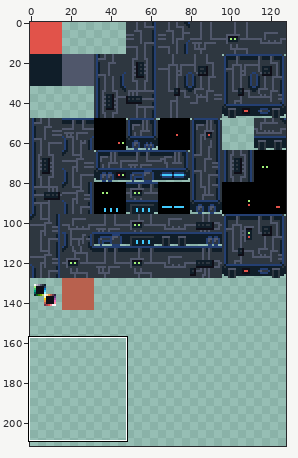
Sprite sheet -- game/assets/textures/tileset.png. The first picture is a wide view before the edit; the outline marks the close-up.
Close-up. As it was:
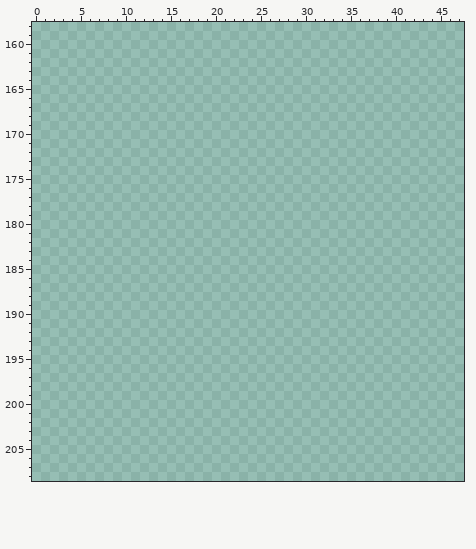
The file is 128x256 pixels. Shown: x 0..47, y 158..208. The wide view leaves out empty margins. The commit also changed other parts of the picture, which this record leaves out.
After the commit:
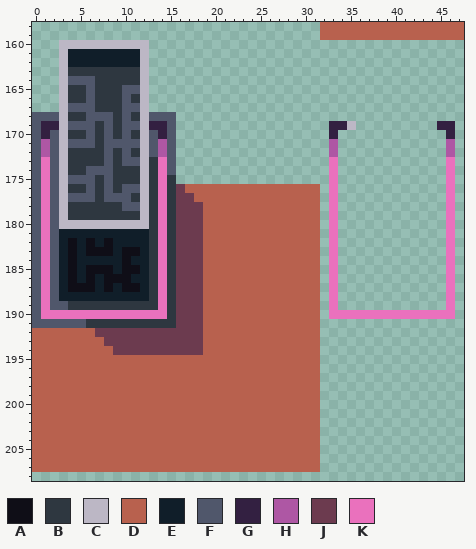
Palette (. is transparent): A #0f0e17  B #2e3740  C #bcb7c5  D #b8614e  E #101e29  F #50576b  G #332041  H #ae57a4  J #6c3b4f  K #ea71bd
From old to new:
@@ x 0..47 @@
-158 ................................................
-159 ................................................
-160 ................................................
-161 ................................................
-162 ................................................
-163 ................................................
-164 ................................................
-165 ................................................
-166 ................................................
-167 ................................................
-168 ................................................
-169 ................................................
-170 ................................................
-171 ................................................
-172 ................................................
-173 ................................................
-174 ................................................
-175 ................................................
-176 ................................................
-177 ................................................
-178 ................................................
-179 ................................................
-180 ................................................
-181 ................................................
-182 ................................................
-183 ................................................
-184 ................................................
-185 ................................................
-186 ................................................
-187 ................................................
-188 ................................................
-189 ................................................
-190 ................................................
-191 ................................................
-192 ................................................
-193 ................................................
-194 ................................................
-195 ................................................
-196 ................................................
-197 ................................................
-198 ................................................
-199 ................................................
-200 ................................................
-201 ................................................
-202 ................................................
-203 ................................................
-204 ................................................
-205 ................................................
-206 ................................................
-207 ................................................
+158 ................................DDDDDDDDDDDDDDDD
+159 ................................DDDDDDDDDDDDDDDD
+160 ...CCCCCCCCCC...................................
+161 ...CEEEEEEEEC...................................
+162 ...CEEEEEEEEC...................................
+163 ...CBBBBBBBBC...................................
+164 ...CFFFBBBBBC...................................
+165 ...CBBFBBBFFC...................................
+166 ...CBBFBBBFBC...................................
+167 ...CFFFBBBFFC...................................
+168 FFFCBBFFFBFBCFFF................................
+169 FGGCFFFBFBFFCGGF.................GGC.........GG.
+170 FGFCBBFBFBFBCFGF.................G............G.
+171 FHFCFFFBFFFFCFHF.................H............H.
+172 FHFCBBBBFBFBCFHF.................H............H.
+173 FKFCBBBBFBFFCBKF.................K............K.
+174 FKFCBBFFFBBBCBKF.................K............K.
+175 FKFCFFFBFBBBCBKB.................K............K.
+176 FKFCBBFBFBFFCBKBJDDDDDDDDDDDDDDD.K............K.
+177 FKFCFFFBFFFBCBKBJJDDDDDDDDDDDDDD.K............K.
+178 FKFCBBBBBBFFCBKBJJJDDDDDDDDDDDDD.K............K.
+179 FKFCBBBBBBBBCBKBJJJDDDDDDDDDDDDD.K............K.
+180 FKFCCCCCCCCCCBKBJJJDDDDDDDDDDDDD.K............K.
+181 FKFEEEEEEEEEEBKBJJJDDDDDDDDDDDDD.K............K.
+182 FKFEAEAEAEEEEBKBJJJDDDDDDDDDDDDD.K............K.
+183 FKFEAEAAAEAAEBKBJJJDDDDDDDDDDDDD.K............K.
+184 FKFEAEEEEEAEEBKBJJJDDDDDDDDDDDDD.K............K.
+185 FKFEAEAAAEAAEBKBJJJDDDDDDDDDDDDD.K............K.
+186 FKFEAEAEAAAEEBKBJJJDDDDDDDDDDDDD.K............K.
+187 FKFEAAAEAEAAEBKBJJJDDDDDDDDDDDDD.K............K.
+188 FKFEEEEEEEEEEBKBJJJDDDDDDDDDDDDD.K............K.
+189 FKFFBBBBBBBBBBKBJJJDDDDDDDDDDDDD.K............K.
+190 FKKKKKKKKKKKKKKBJJJDDDDDDDDDDDDD.KKKKKKKKKKKKKK.
+191 FFFFFFBBBBBBBBBBJJJDDDDDDDDDDDDD................
+192 DDDDDDDJJJJJJJJJJJJDDDDDDDDDDDDD................
+193 DDDDDDDDJJJJJJJJJJJDDDDDDDDDDDDD................
+194 DDDDDDDDDJJJJJJJJJJDDDDDDDDDDDDD................
+195 DDDDDDDDDDDDDDDDDDDDDDDDDDDDDDDD................
+196 DDDDDDDDDDDDDDDDDDDDDDDDDDDDDDDD................
+197 DDDDDDDDDDDDDDDDDDDDDDDDDDDDDDDD................
+198 DDDDDDDDDDDDDDDDDDDDDDDDDDDDDDDD................
+199 DDDDDDDDDDDDDDDDDDDDDDDDDDDDDDDD................
+200 DDDDDDDDDDDDDDDDDDDDDDDDDDDDDDDD................
+201 DDDDDDDDDDDDDDDDDDDDDDDDDDDDDDDD................
+202 DDDDDDDDDDDDDDDDDDDDDDDDDDDDDDDD................
+203 DDDDDDDDDDDDDDDDDDDDDDDDDDDDDDDD................
+204 DDDDDDDDDDDDDDDDDDDDDDDDDDDDDDDD................
+205 DDDDDDDDDDDDDDDDDDDDDDDDDDDDDDDD................
+206 DDDDDDDDDDDDDDDDDDDDDDDDDDDDDDDD................
+207 DDDDDDDDDDDDDDDDDDDDDDDDDDDDDDDD................
 208 ................................................
Changed places in both close-ups, as pixel boxes (x1, y1, x2, y2):
added: (320, 22, 464, 40)
added: (32, 40, 455, 472)
